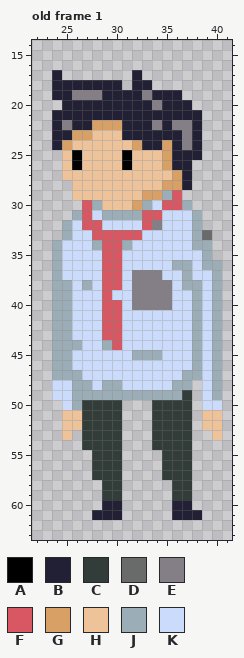
Pixel-art file -- Assets/Arts/new4761/cha_old.aseprite. Above is the file before it was changed.
64x64 pixels, 1 frame. Shown: old frame 1: x 22..41, y 14..63. The commit also changed other frames, which this record leaves out.
Visible layers, top first: "Layer 12", "Layer 14", "Layer 10", "Layer 11", "Layer 9", "Layer 8".
Palette (. is transparent): A #000000  B #222034  C #323c39  D #696a6a  E #847e87  F #d95763  G #d9a066  H #eec39a  J #9badb7  K #cbdbfc
Pixels before, old frame 1, first column x 24:
17 B.......B........
18 BBBBBBB.BB.......
19 BBEEEBBBBEBBB....
20 .BBBBBBBBBEBBB...
21 BBBBBBBBBBBBBBB..
22 BEBBGGGBBBEBEEB..
23 BBGGHHHBBBBBBEB..
24 BGHHHHHHGBBGBEB..
25 .HAHHHHAHHHGBBB..
26 .HAHHHHAHHHGBB...
27 .HHHHHHHHHHHGB...
28 ..HHHHHHHHHGGB...
29 ..HHHHHHHGGJF....
30 ...FJHHHGJKFFJ...
31 ..JFKJJJJFFKKKJ..
32 .JKFFKKKKFEKKKJ..
33 .JKKFFFFFKKKKKJD.
34 JKKKJFFJKKKKKKJJ.
35 JKKKKFFKKKKKKKKJ.
36 JKKKKFFKKKKKJJKJJ
37 JKKKKFFKEEEKKJKKJ
38 JJKJKFFKEEEEKJJKJ
39 JJKKKFKKEEEEKKJKJ
40 JJKKKFFKEEEEKKJKJ
41 JJKKKFFKKKKKKKJKJ
42 JJKKKFFKKKKKKKJKJ
43 JJKKKFFKKKKKKKJKJ
44 JJJKKJFKKKKKKKJKJ
45 JJKKKKKKJJJKKKJKJ
46 JJKKKKKKKKKKKKJKJ
47 JJJKKKKKKKKKKJJKJ
48 KKJJKJJKKKKKJJ.KJ
49 KKJJJJJJJJJJJC.KJ
50 .KJCCCC...CCCC.KK
51 .HHCCCC...CCCC.HH
52 .HHCCCC...CCCC.HH
53 .H.CCCC...CCCC..H
54 ...CCCC...CCCC...
55 ....CCC....CCC...
56 ....CCC....CCC...
57 ....CCC....CCC...
58 .....CC.....CC...
59 .....CC.....CC...
60 .....BB.....BB...
61 ....BBB.....BBB..
Once edited:
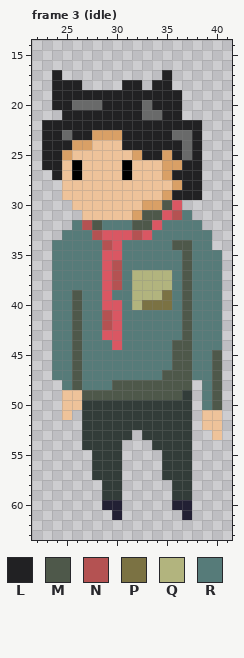
Colours new in this view: L #212123  M #4e584a  N #b45252  P #7b7243  Q #b2b47e  R #567b79
A new or re-ordered frame is compared with the old frame closest to it.
Changes in this commit:
frames 1 -> 9
layer "Layer 9" removed
layer "Layer 11" removed
layer "Layer 10" removed
layer "Layer 14" removed
layer "Layer 12" removed
Changed rows in their new state; - is an unchanged pixel.
Frame 3 (idle) is new; against old frame 1:
first column x 23:
17 -L-------.--L-----
18 -LLL....LL.LL-----
19 -LLLLLLLLLLLLL----
20 -LLDDDLLLLDLLL.---
21 -.LLLLLLLLDDLL..--
22 LLLLLLLLLLLLLLLL--
23 LLDLLGGGLLLLLDDL--
24 LLLGG---LLLLLLDL--
25 LLGH----HGLL-LDL--
26 LL-----------GLL--
27 -L-A----A---GLLL--
28 --H---------H-LL--
29 --H-------HHGLLL--
30 ---HHH---HGGM-.---
31 ---.HHHHHGMMFNR.--
32 --.RNMRRRMMFRRRR--
33 --RRRN---NFRRRRRR-
34 -RRRRRN-RRRRRMMRR-
35 -RRRRR--RRRRRRMRRR
36 -RRRRR-NRRRRRRMRRR
37 -RRRRR-NRQQQQRMRRR
38 -RRRRR-NRQQQQRMRRR
39 -RRMRR-RRQQQPRMRRR
40 -RRMRR--RQPPPRMRRR
41 -RRMRRN-RRRRRRMRRR
42 -RRMRRN-RRRRRRMRRR
43 -RRMRR--RRRRRRMRRR
44 -RRMRRR-RRRRRMMRRR
45 -RRMRRRRRRRRRMMRRM
46 -RRMRRRRRRRRRMMRRM
47 -RRMRRRRRRRRMMMRRM
48 -.RMRRRMMMMMMMM-RM
49 -.HHMMMMMMMMMM--RM
50 --HH----CCC-----RM
51 ---.----CCC-------
52 --..----CCC-------
53 --.-----C-C-------
first column x 28:
61 ..------.-.
Pixel boxes of the changes (left, top, right, bottom) in both pictures:
changed: (42, 70, 222, 440)
erased: (92, 510, 112, 520)
erased: (172, 510, 202, 520)
